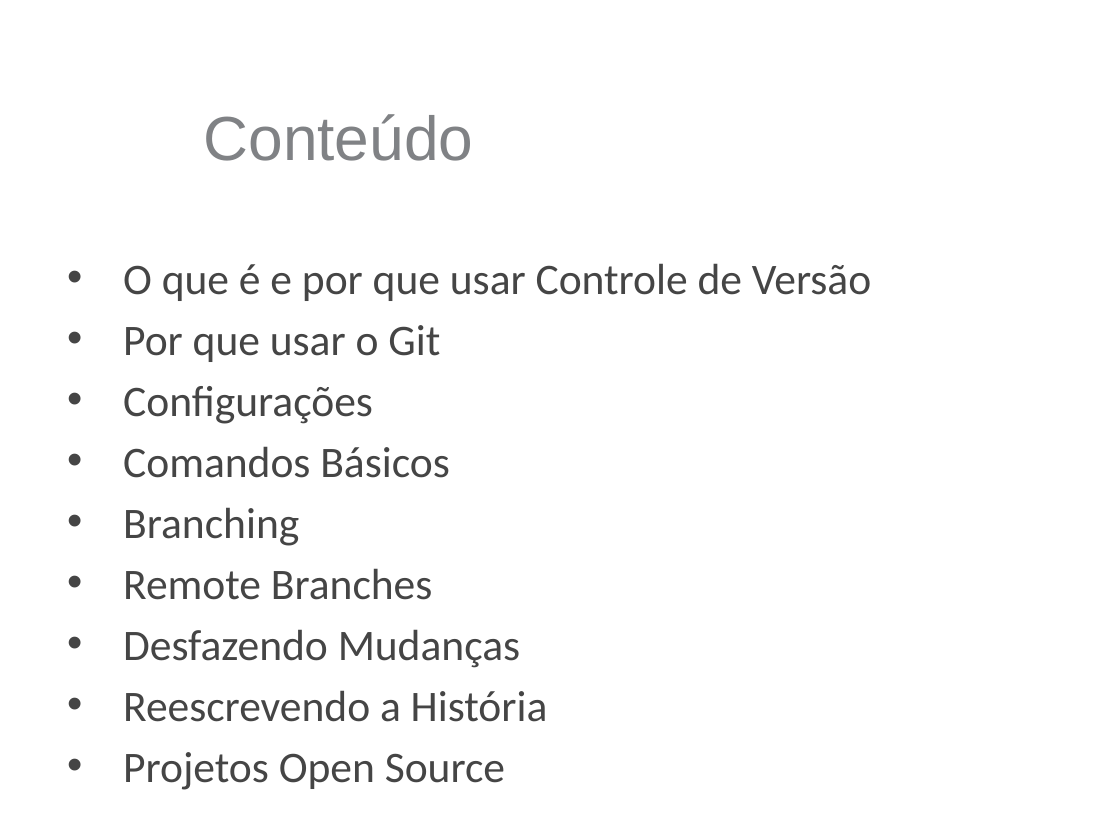
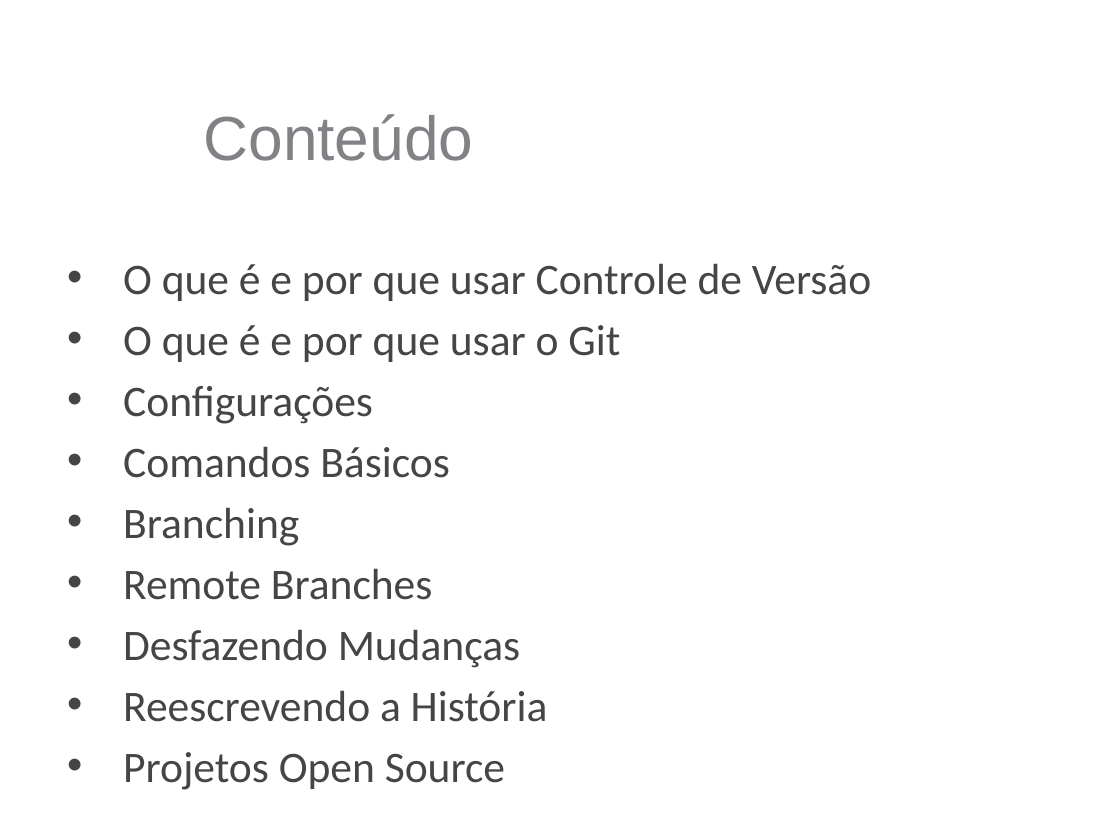
Before and after one commit to marcelocordeiro/Git-Minicurso, a slide deck: slide 3 of Slides.pptx. Drawn at 1120x840 pixels with LibreOffice and Linux fonts; fonts in the diff are those of the drawing; background and template pictures are left out. Boxes give left, top, right and bottom in pixels: in the first picture for what was removed or moved away, otherwise in the second. Text is boxed around its words. In the diff, an @@ line names an element or a change of style, - is before the commit and + after.

```diff
--- a/Slides.pptx
+++ b/Slides.pptx
@@ text at (x1=123, y1=325, x2=620, y2=362): text changed @@
-• Por que usar o Git
+• O que é e por que usar o Git
```
Also in this commit, not shown: 9 other slides changed, 1 slide added, 3 slides removed.
